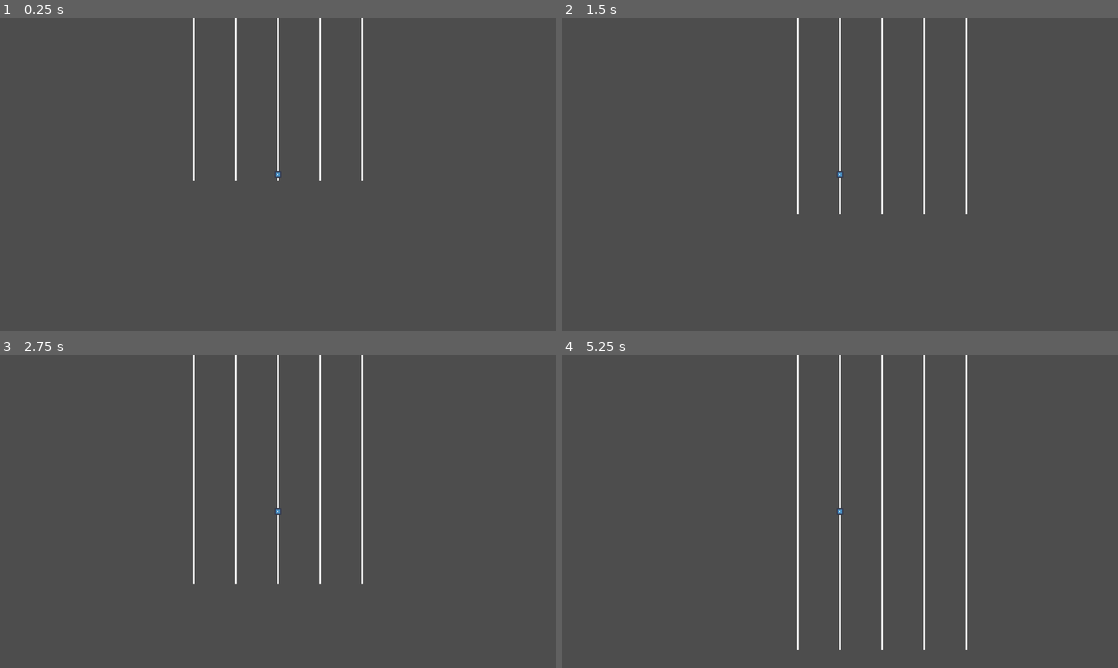
Above: before the commit, frames 1-4 (two rows, left to right).
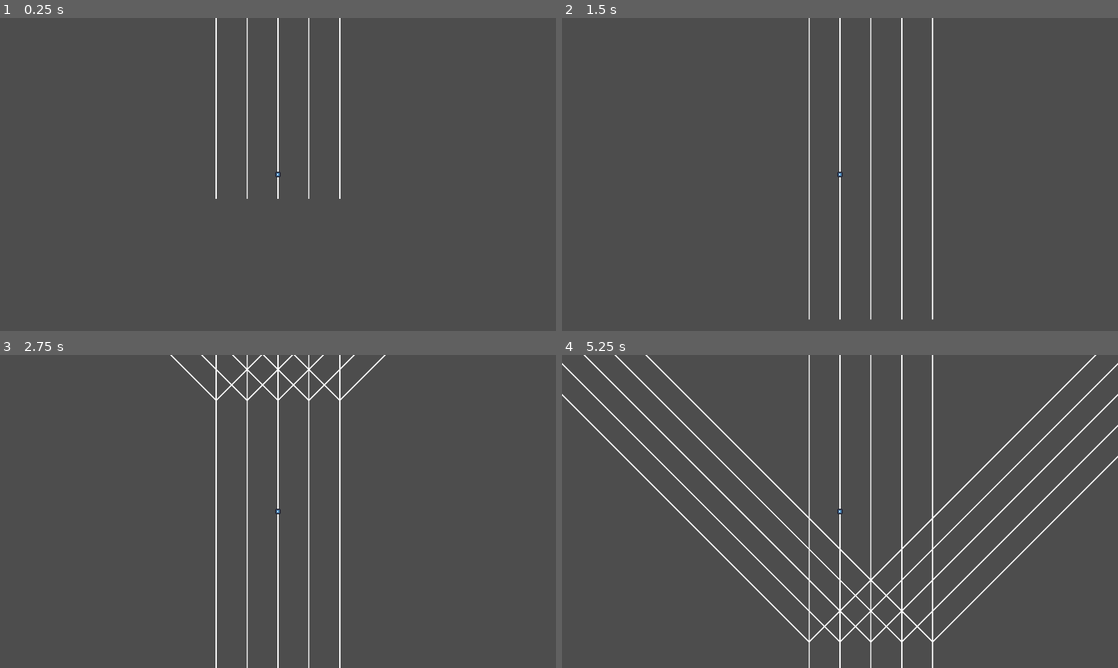
Above: after the commit, the same moments.

Repository: elpozewaunig/LanLinerReconciliation
Game: Godot game, scene res://scenes/main.tscn
Two runs of this game, one before a commit and one after it. Both use one fixed random seed, a clock stepped at 60 frames per second and the inputs below. The engine's default icon, where the game draws it, is replaced by a stand-in: a white triangle on a blue panel in a dark square.
Inputs:
- Up to frame 1 (0.25 s): no input
- Up to frame 2 (1.5 s): tap Enter at 0.5 s; hold Right (ui_right) 0.53-1.28 s; tap Space at 1.25 s; hold Left (ui_left) from 1.28 s (still down)
- Up to frame 3 (2.75 s): tap Enter at 2 s; release Left (ui_left) at 2.03 s; hold Right (ui_right) from 2.03 s (still down)
- Up to frame 4 (5.25 s): release Right (ui_right) at 3.53 s; hold Left (ui_left) from 3.53 s (still down)

The runs differ from the first frame. In frame 1, 1.4% of the frame differs, in the area x 34-66%, y 0-58%; in frame 2, 2.1%; in frame 3, 2.7%; in frame 4, 5.9%, in the area x 0-100%, y 0-100%.

Commit message:
gute zahlen

Diff:
--- a/scenes/PathBuilder.gd
+++ b/scenes/PathBuilder.gd
@@ -1,12 +1,12 @@
 extends Node2D
 
 
-var pl = 500 # how long is a path-line in px
+var pl = 150 # how long is a path-line in px
 var gap = 160 # how many px gap between the duplis
 var dc = 4 # how many extra duplicates
-var ec = 3 # how many path elements (recursion!) careful with that
-var lpp = 8 # how many lines per path? (additional to asfo)
-var asfo = 5 # how many lines after a split to fade out into a normal path ,sideways "fork"
+var ec = 5 # how many path elements (recursion!) careful with that
+var lpp = 4 # how many lines per path? (additional to asfo)
+var asfo = 10 # how many lines after a split to fade out into a normal path ,sideways "fork"
 var asfof = 5 # after asfo, straight "fork" (SChild is straight for asfo+asfof)
 var bsfo = 4 # how many lines before a split to fade into a a splitter
 var rng = RandomNumberGenerator.new()
--- a/scripts/Player.gd
+++ b/scripts/Player.gd
@@ -4,7 +4,7 @@
 @onready var camera = $Camera2D
 @onready var paths = game_manager.get_node("root")
 
-var speed = 100
+var speed = 500
 var zoom_fact = 0.001
 var current_lane = 1
 
